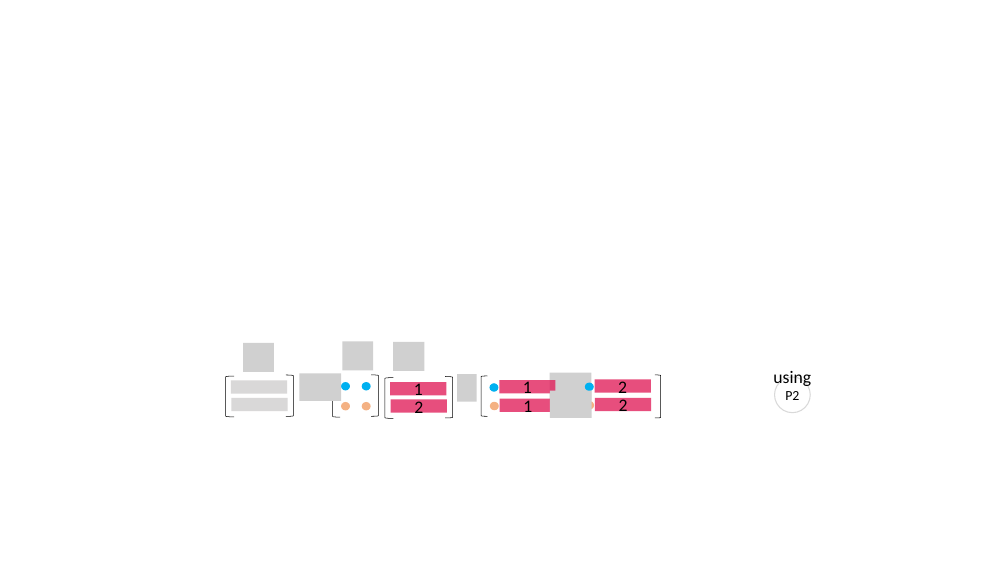
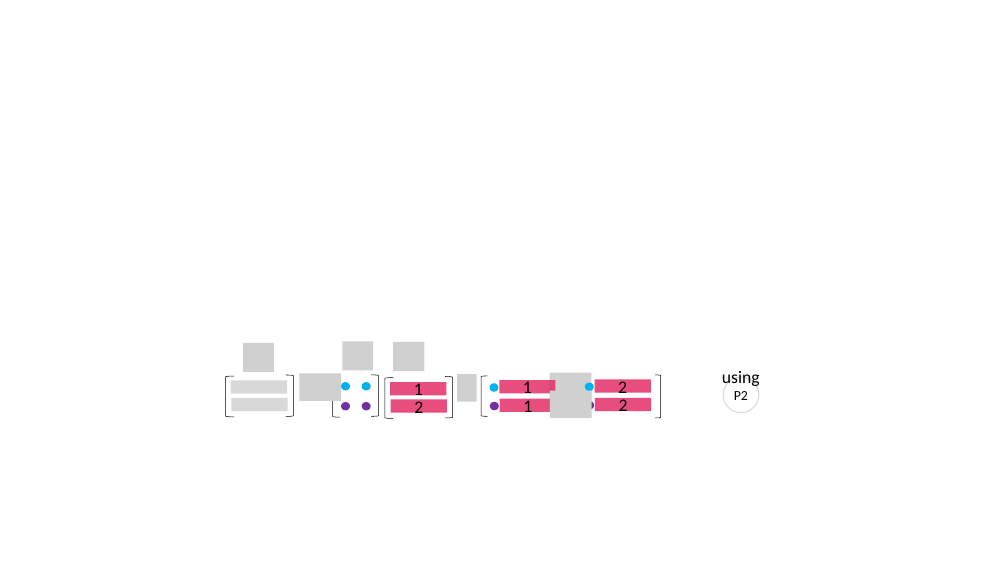
Before and after one commit to kenjihiranabe/The-Art-of-Linear-Algebra, a slide deck: slide 37 of Illustrations-j.pptx. Drawn at 1008x567 pixels with LibreOffice and Linux fonts; fonts in the diff are those of the drawing; grey boxes stand for pictures. Boxes give left, top, right and bottom in pixels: in the first picture for what was removed or moved away, otherwise in the second. Text is boxed around its words. In the diff, an @@ line names an element or a change of style, - is before the commit and + after.

```diff
--- a/Illustrations-j.pptx
+++ b/Illustrations-j.pptx
@@ text "using": place and size @@
-text "using" at [773, 371, 811, 386]
+text "using" at [722, 371, 760, 386]
@@ ellipse "P2": place and size @@
-ellipse "P2" at [775, 377, 811, 413]
+ellipse "P2" at [724, 377, 759, 413]
@@ fill #F4B183 to #7030A0 in 4 elements at [341, 402, 350, 411], [361, 402, 371, 411], [490, 402, 499, 410], [585, 402, 594, 410] @@
```
Also in this commit, not shown: 10 other slides changed, 54 other files.
